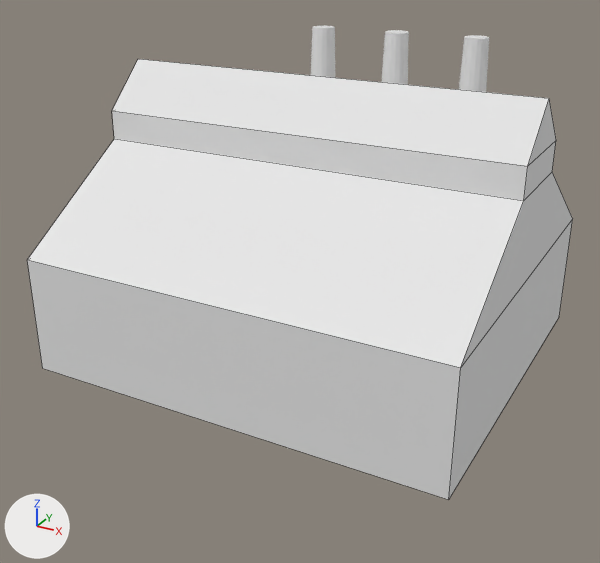
Renders of the FBX model Assets/CustomModels/Production/power_plant.fbx from each side of a commit.
Before and after are seen from a camera (50 mm lens) standing at (4.4, -8.45, 6.02) and looking at (-0.04, -0.36, 1.98). Lighting does not change. The marker at lower left points along +X, +Y and +Z. Mesh edges are drawn as thin lines on the coarser meshes. Where no turn or scale is listed for an object, it has been applied to the vertices.

Before the edit, the objects in view are built like this:
```python
me_cube = bpy.data.meshes.new('Cube')
me_cube.from_pydata(...)  # 18 vertices, 17 faces; spans x -1.0..1.0, y -1.0..1.0, z -1.0..3.69
me_cube.materials.append(mat_material)  # white #e7e7e7
me_cylinder = bpy.data.meshes.new('Cylinder')
me_cylinder.from_pydata(...)  # a 17-sided cut cone along z (radius 0.2 at the low end, 0.14 at the high end) spanning x -0.2..0.2, y -0.2..0.2, z -1.0..1.0
me_cylinder_002 = bpy.data.meshes.new('Cylinder.002')
me_cylinder_002.from_pydata(...)  # a 17-sided cut cone along z (radius 0.2 at the low end, 0.14 at the high end) spanning x -0.2..0.2, y -0.2..0.2, z -1.0..1.0
ob_cube = bpy.data.objects.new('Cube', me_cube)
ob_cube.location = (0.0, 0.0, 1.73)
ob_cube.rotation_euler = (0.0, 0.0, -3.142)  # degrees (0, 0, -180)
ob_cube.scale = (2.57, 2.22, 0.717)
ob_cylinder = bpy.data.objects.new('Cylinder', me_cylinder)
ob_cylinder.location = (1.38, 1.31, 3.74)
ob_cylinder_002 = bpy.data.objects.new('Cylinder.002', me_cylinder_002)
ob_cylinder_002.location = (-0.62, 1.31, 3.74)
# also in view: 'Cylinder.001' at (0.38, 1.31, 3.74)
```
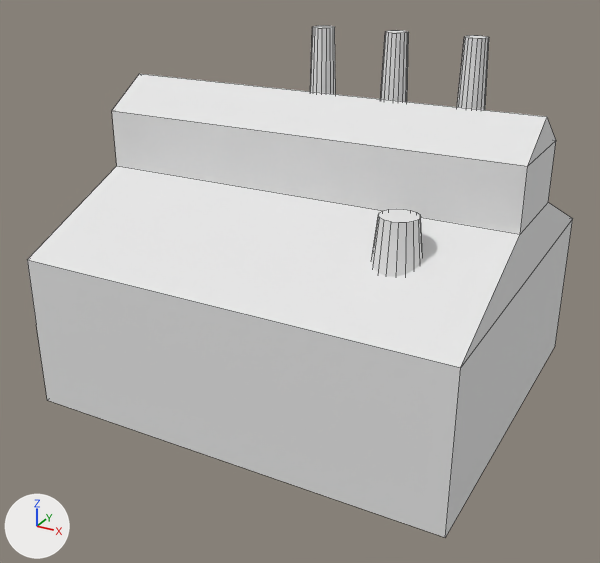
Where the change shows, as pixel boxes [x1, y1, x2, y2] in the pictures (600 x 563 px):
```json
{"object": "Cube", "change": "reshaped, moved, rescaled", "before": [27, 59, 573, 500], "after": [27, 26, 573, 538], "on screen": "16% taller"}
{"object": "Cylinder", "change": "unchanged, covered by the edit", "before": [459, 35, 489, 92]}
```

The change, as JSON lines over the scene's bpy script:
```json
{"block": "me_cube", "where": "# used by ob_cube; location = (0.0, 0.0, 1.73); rotation_euler = (0.0, 0.0, -3.142), in degrees (0, 0, -180); scale = (2.57, 2.22, 0.717)"}
{"op": "remove", "block": "me_cube", "code": "me_cube.from_pydata(...)  # 18 vertices, 17 faces; spans x -1.0..1.0, y -1.0..1.0, z -1.0..3.69"}
{"op": "add", "block": "me_cube", "code": "me_cube.from_pydata(...)  # 164 vertices, 94 faces; spans x -1.06..4.09, y -3.38..1.07, z -2.31..1.86"}
{"block": "me_cube", "change": "me_cube part 1: 18 vertices removed from x -1.0..1.0, y -1.0..1.0, z -1.0..3.69; 164 vertices added at x -1.06..4.09, y -3.38..1.07, z -2.31..1.86"}
{"op": "set", "path": "ob_cube.location", "old": "(0.0, 0.0, 1.73)", "new": "(1.51, -1.16, 2.88)"}
{"op": "set", "path": "ob_cube.scale", "old": "(2.57, 2.22, 0.717)", "new": "(1.0, 1.0, 1.0)"}
```
